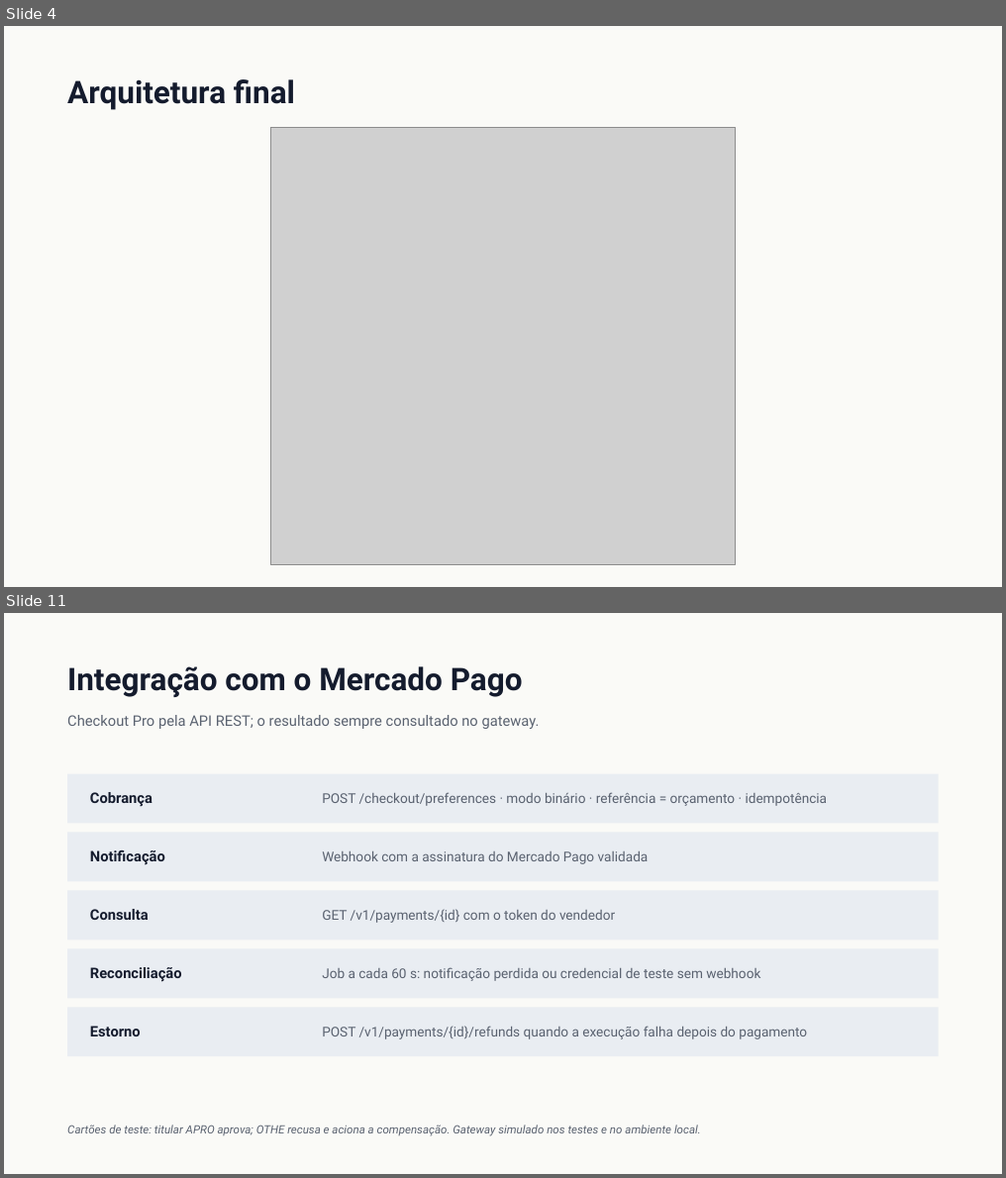
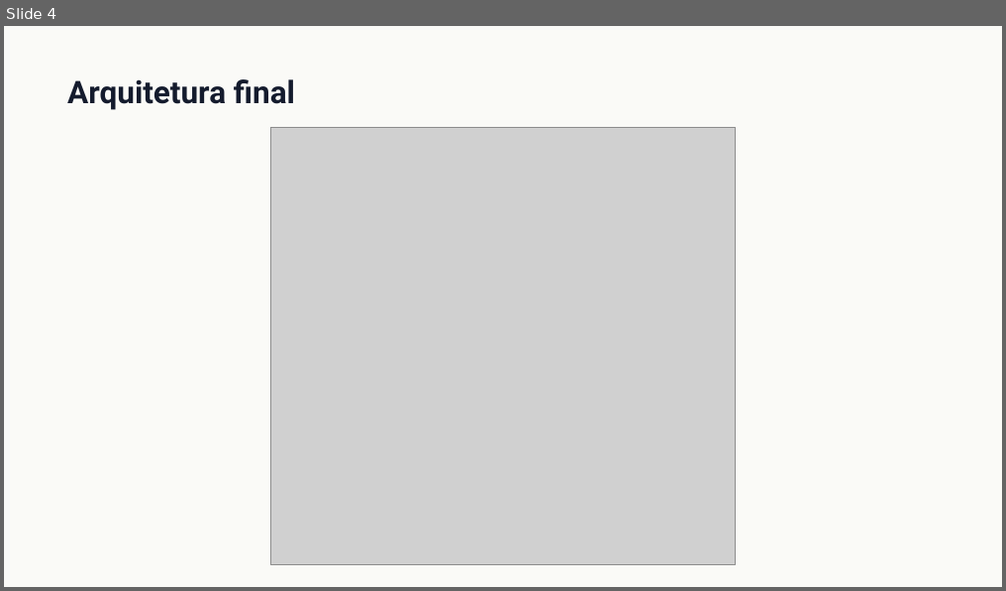
Before and after one commit to Guilherme-Fumagali/tech-challenge-1, a slide deck: docs/tech-challenge-4/apresentacao.pptx. Shown one above the other, each under a label of ours: slides 4 and 11 before the commit, slide 4 after it; the slides between them are not shown. The pictures are 1006x1178 and 1006x591 pixels, drawn with LibreOffice and Linux fonts; fonts in the diff are those of the drawing; grey boxes stand for pictures. Boxes give left, top, right and bottom in pixels: in the first picture for what was removed or moved away, otherwise in the second. Text is boxed around its words. In the diff, an @@ line names an element or a change of style, - is before the commit and + after.

```diff
--- a/docs/tech-challenge-4/apresentacao.pptx
+++ b/docs/tech-challenge-4/apresentacao.pptx
@@ slide 11 removed at [4, 613, 1002, 1174], background #FFFFFF @@
@@ rectangle removed at [4, 613, 1002, 1174] @@
@@ text removed at [67, 666, 523, 697] @@
-Integração com o Mercado Pago
@@ text removed at [67, 715, 540, 729] @@
-Checkout Pro pela API REST; o resultado sempre consultado no gateway.
@@ rectangle removed at [67, 774, 939, 823] @@
@@ text removed at [90, 792, 152, 807] @@
-Cobrança
@@ text removed at [322, 792, 828, 806] @@
-POST /checkout/preferences · modo binário · referência = orçamento · idempotência
@@ rectangle removed at [67, 833, 939, 881] @@
@@ text removed at [90, 851, 165, 865] @@
-Notificação
@@ text removed at [322, 852, 648, 864] @@
-Webhook com a assinatura do Mercado Pago validada
@@ rectangle removed at [67, 891, 939, 940] @@
@@ text removed at [90, 909, 149, 920] @@
-Consulta
@@ text removed at [322, 909, 615, 923] @@
-GET /v1/payments/{id} com o token do vendedor
@@ rectangle removed at [67, 950, 939, 998] @@
@@ text removed at [90, 967, 182, 982] @@
-Reconciliação
@@ text removed at [322, 967, 760, 981] @@
-Job a cada 60 s: notificação perdida ou credencial de teste sem webhook
@@ rectangle removed at [67, 1008, 939, 1057] @@
@@ text removed at [90, 1026, 141, 1037] @@
-Estorno
@@ text removed at [322, 1026, 807, 1040] @@
-POST /v1/payments/{id}/refunds quando a execução falha depois do pagamento
@@ text removed at [67, 1125, 701, 1137] @@
-Cartões de teste: titular APRO aprova; OTHE recusa e aciona a compensação. Gateway simulado nos testes e no ambiente local.
```
Also in this commit, not shown: 9 slides changed, 8 slides added, 7 other slides removed, 1 other file.
